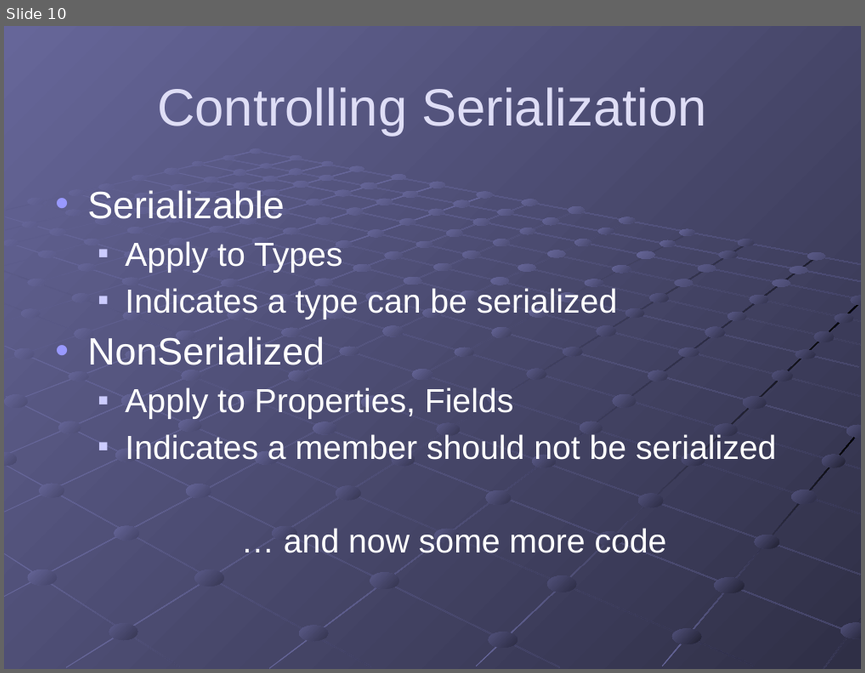
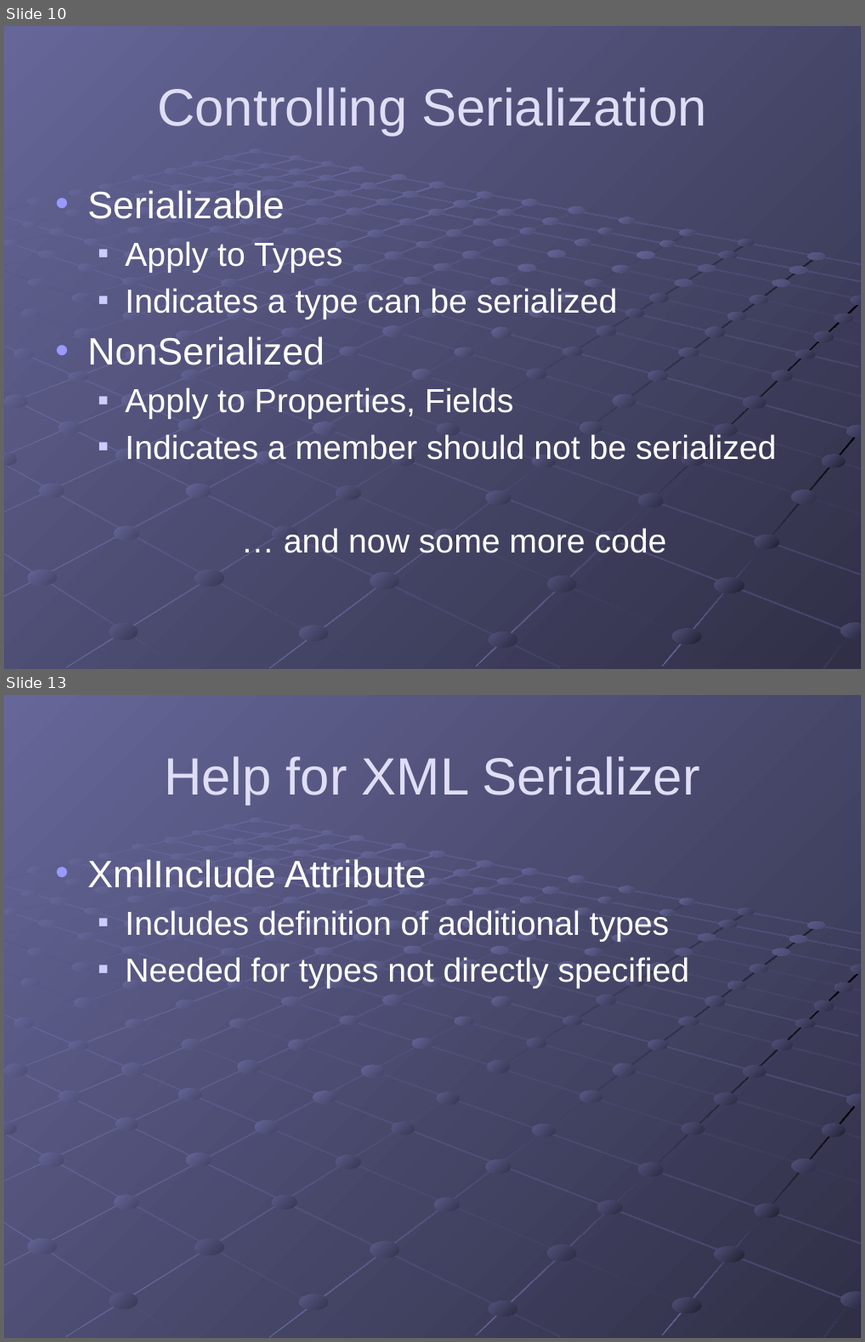
Before and after one commit to gregsohl/.NetSerialization-Presentation, a slide deck: .NET Serialization.pptx. Shown one above the other, each under a label of ours: slide 10 before the commit, slides 10 and 13 after it; the slides between them are not shown. The pictures are 865x673 and 865x1342 pixels, drawn with LibreOffice and Linux fonts; fonts in the diff are those of the drawing. Boxes give left, top, right and bottom in pixels: in the first picture for what was removed or moved away, otherwise in the second. Text is boxed around its words. In the diff, an @@ line names an element or a change of style, - is before the commit and + after.

Commit message:
Includes example with XmlInclude

```diff
--- a/.NET Serialization.pptx
+++ b/.NET Serialization.pptx
@@ slide 13 added at (x1=4, y1=695, x2=861, y2=1338), background gradient #666699 to #49496D; not listed: 215 template elements that a slide beside it also shows @@
@@ title added at (x1=164, y1=756, x2=700, y2=805), 44 pt, text #DFDEF6 @@
+Help for XML Serializer
@@ text added at (x1=87, y1=859, x2=690, y2=988), 28 pt, text #FFFFFF @@
+• XmlInclude Attribute
+  ■ Includes definition of additional types
+  ■ Needed for types not directly specified
```
Also in this commit, not shown: 2 slides changed, 1 other slide added, 4 other files.
